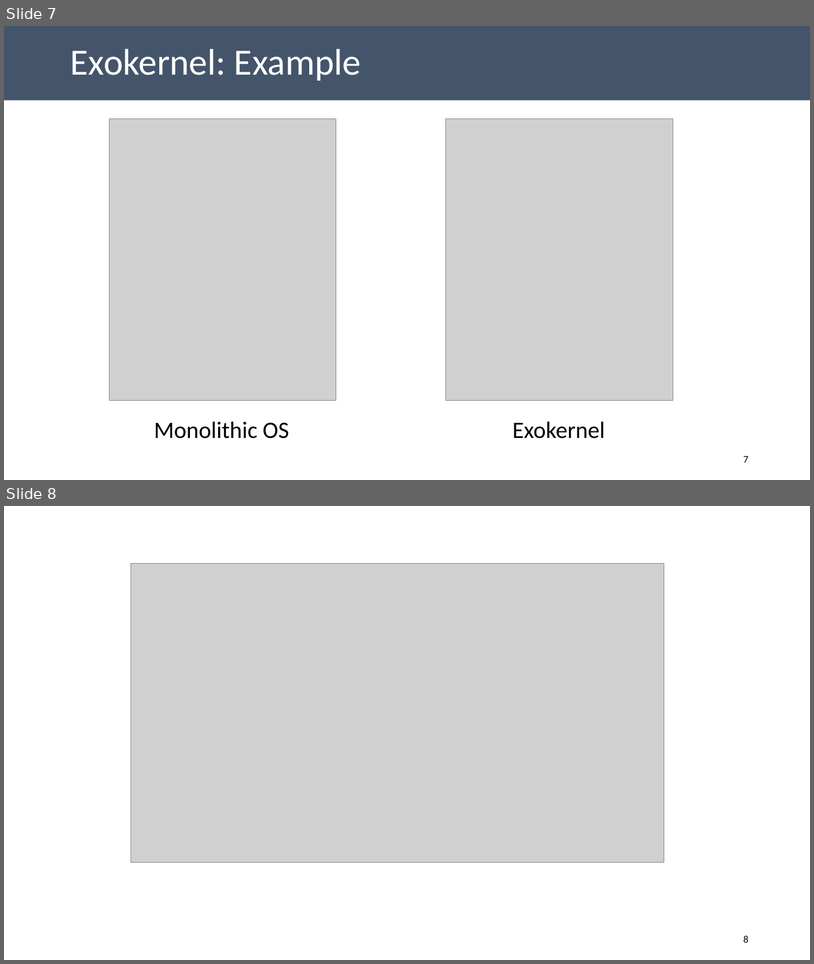
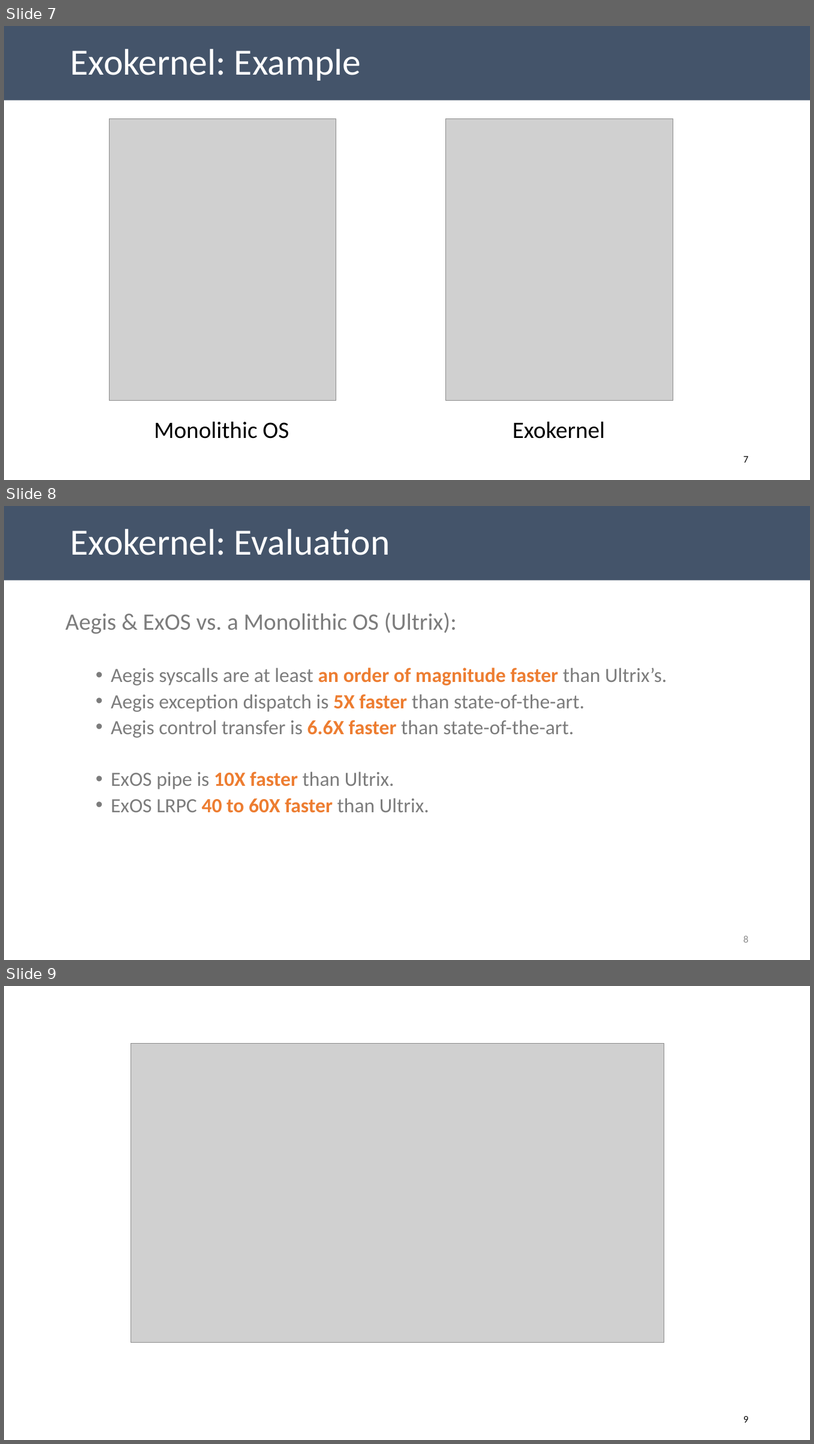
Before and after one commit to aghosn/CandidacyPresentation, a slide deck: CE_presentation.pptx. Shown one above the other, each under a label of ours: slides 7 and 8 before the commit, slides 7, 8 and 9 after it. The pictures are 814x964 and 814x1444 pixels, drawn with LibreOffice and Linux fonts; fonts in the diff are those of the drawing; grey boxes stand for pictures. Boxes give left, top, right and bottom in pixels: in the first picture for what was removed or moved away, otherwise in the second. Text is boxed around its words. In the diff, an @@ line names an element or a change of style, - is before the commit and + after.

```diff
--- a/CE_presentation.pptx
+++ b/CE_presentation.pptx
@@ slide 8 added at (4, 506, 810, 960), background #FFFFFF @@
@@ title added at (4, 506, 810, 580), fill #44546A, 44 pt, text #FFFFFF @@
+Exokernel: Evaluation
@@ text added at (65, 613, 667, 813), 24 pt, text #7C7C7C @@
+Aegis & ExOS vs. a Monolithic OS (Ultrix):
+  • Aegis syscalls are at least an order of magnitude faster than Ultrix’s.
+  • Aegis exception dispatch is 5X faster than state-of-the-art.
+  • Aegis control transfer is 6.6X faster than state-of-the-art.
+  • ExOS pipe is 10X faster than Ultrix.
+  • ExOS LRPC 40 to 60X faster than Ultrix.
@@ page number added at (744, 935, 749, 942), 12 pt, text #8C8C8C @@
+8
@@ what was slide 8 is now slide 9 @@
@@ page number at (744, 1416, 749, 1422): text changed @@
-8
+9
```
Also in this commit, not shown: 3 slides changed, 4 other slides added, 3 other files.
